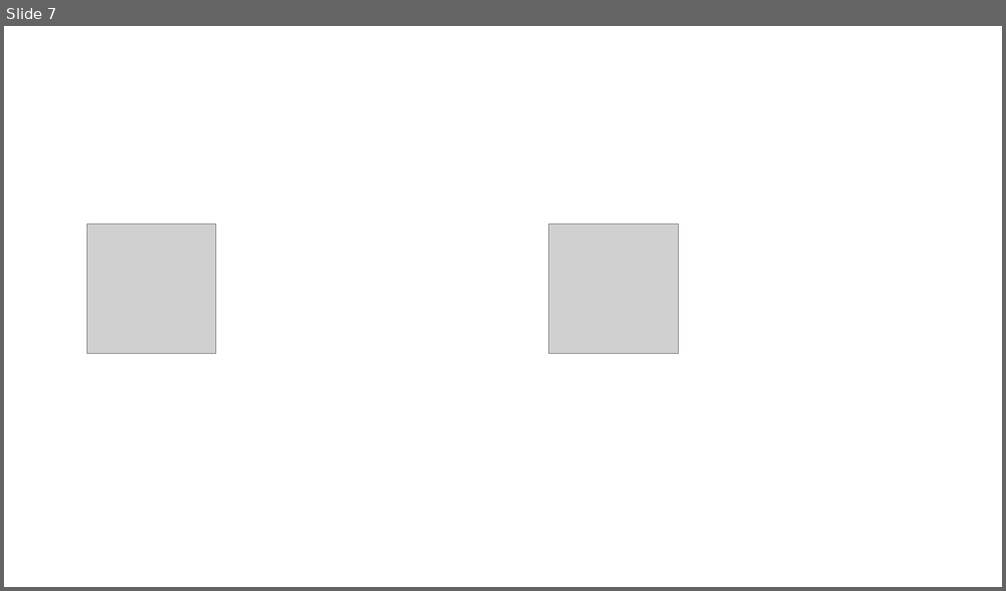
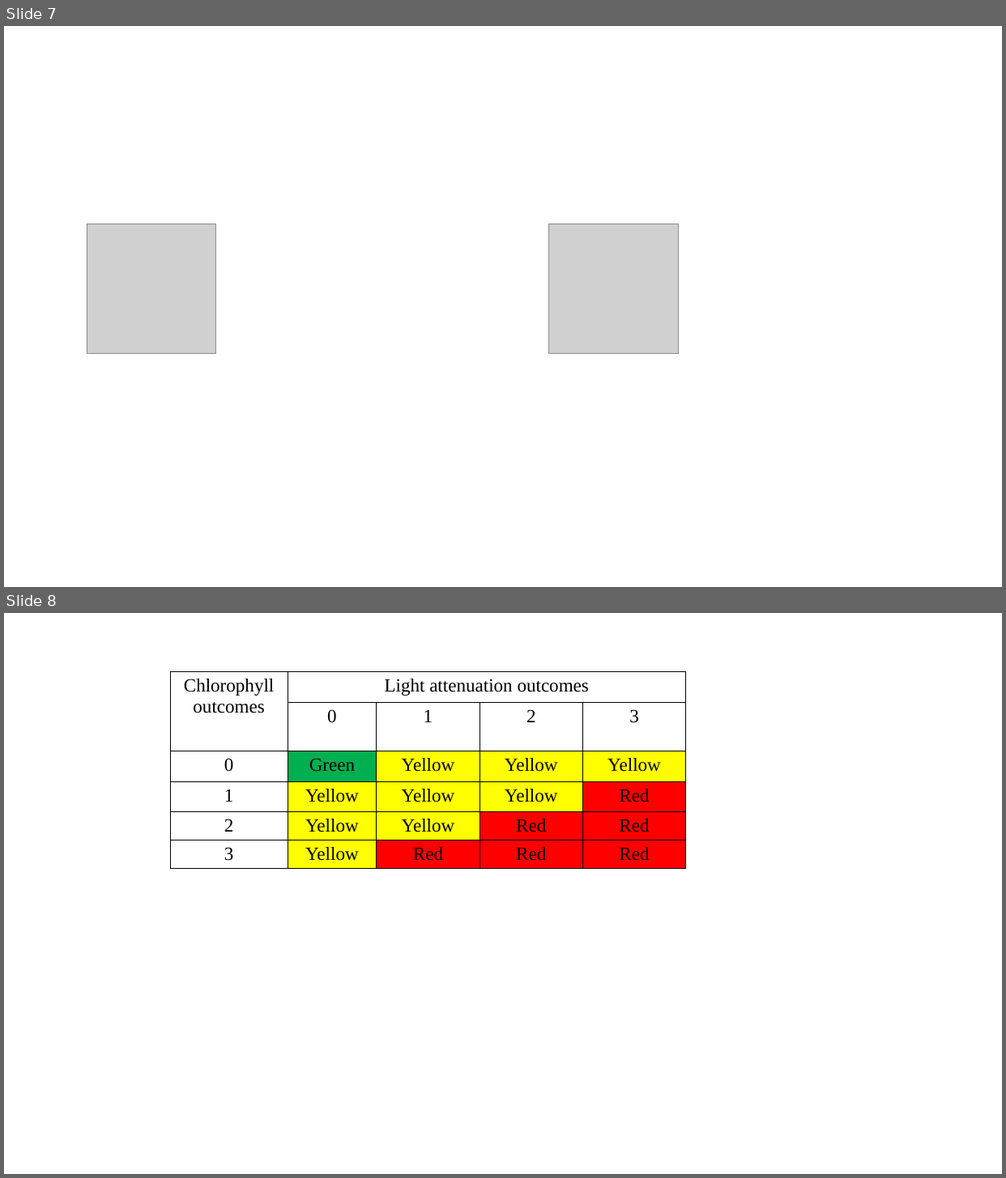
Before and after one commit to tbep-tech/tbep-os-presentations, a slide deck: figure/figs.pptx. Shown one above the other, each under a label of ours: slide 7 before the commit, slides 7 and 8 after it. The pictures are 1006x591 and 1006x1178 pixels, drawn with LibreOffice and Linux fonts; fonts in the diff are those of the drawing; grey boxes stand for pictures. Boxes give left, top, right and bottom in pixels: in the first picture for what was removed or moved away, otherwise in the second. Text is boxed around its words. In the diff, an @@ line names an element or a change of style, - is before the commit and + after.

Commit message:
added matrix category table to figs ppt

```diff
--- a/figure/figs.pptx
+++ b/figure/figs.pptx
@@ slide 8 added at (x1=4, y1=613, x2=1002, y2=1174), background #FFFFFF @@
@@ table added at (x1=170, y1=672, x2=687, y2=864), 6 rows, 5 columns @@
+Chlorophyll outcomes | Light attenuation outcomes |  |  | 
+ | 0 | 1 | 2 | 3
+0 | Green | Yellow | Yellow | Yellow
+1 | Yellow | Yellow | Yellow | Red
+2 | Yellow | Yellow | Red | Red
+3 | Yellow | Red | Red | Red
```
Also in this commit, not shown: 1 slide removed.
